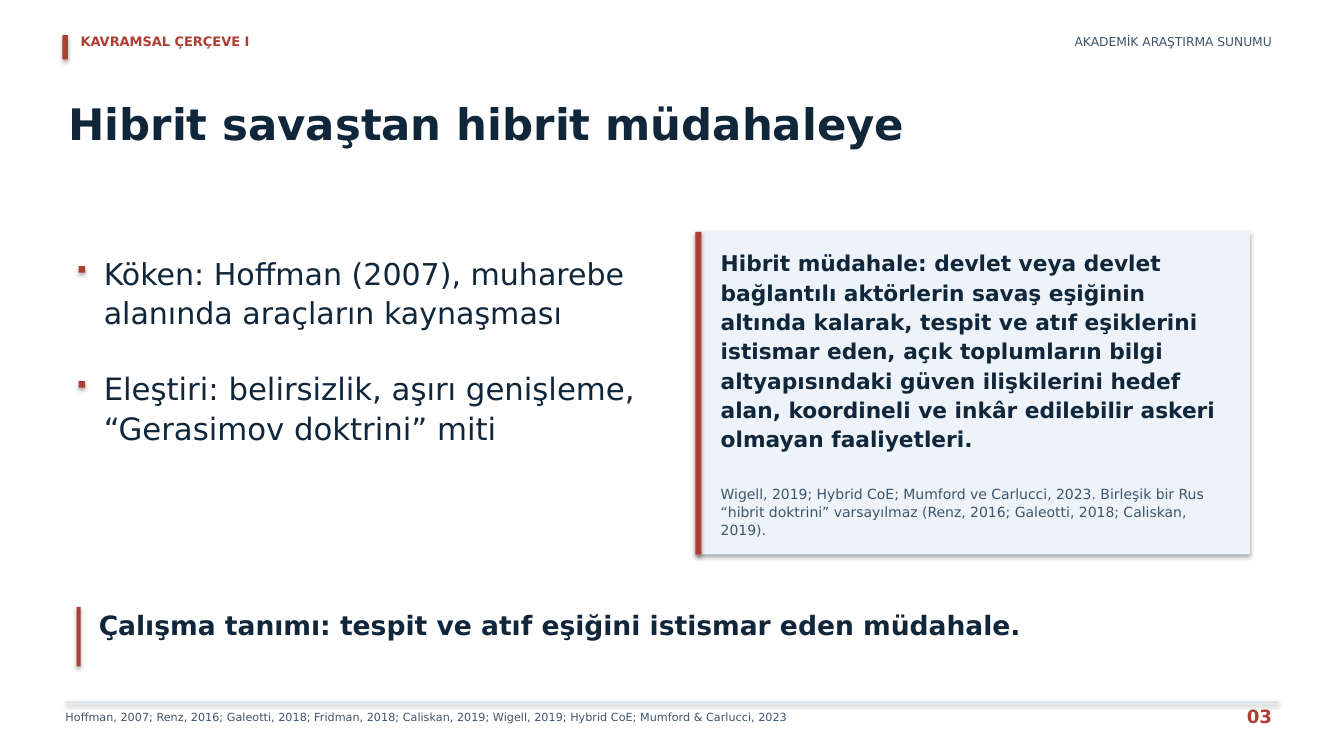
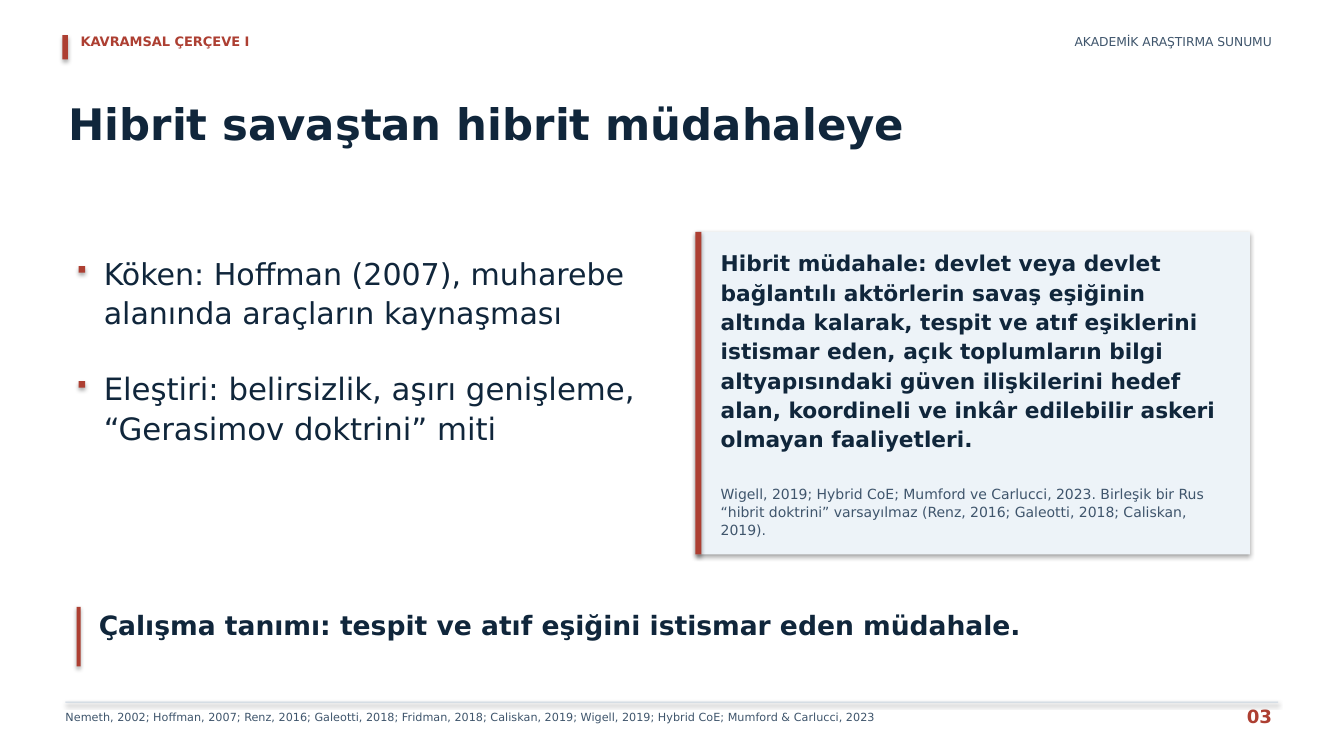
Before and after one commit to erdemkulaclii/SUNUM, a slide deck: slide 3 of output/AKADEMIK_ODAKLI_SUNUM.pptx. Drawn at 1344x756 pixels with LibreOffice and Linux fonts; fonts in the diff are those of the drawing. Boxes give left, top, right and bottom in pixels: in the first picture for what was removed or moved away, otherwise in the second. Text is boxed around its words. In the diff, an @@ line names an element or a change of style, - is before the commit and + after.

```diff
--- a/output/AKADEMIK_ODAKLI_SUNUM.pptx
+++ b/output/AKADEMIK_ODAKLI_SUNUM.pptx
@@ text at [65, 712, 875, 724]: text changed @@
-Hoffman, 2007; Renz, 2016; Galeotti, 2018; Fridman, 2018; Caliskan, 2019; Wigell, 2019; Hybrid CoE; Mumford & Carlucci, 2023
+Nemeth, 2002; Hoffman, 2007; Renz, 2016; Galeotti, 2018; Fridman, 2018; Caliskan, 2019; Wigell, 2019; Hybrid CoE; Mumford & Carlucci, 2023
```
Also in this commit, not shown: 2 other slides changed, 44 other files.
